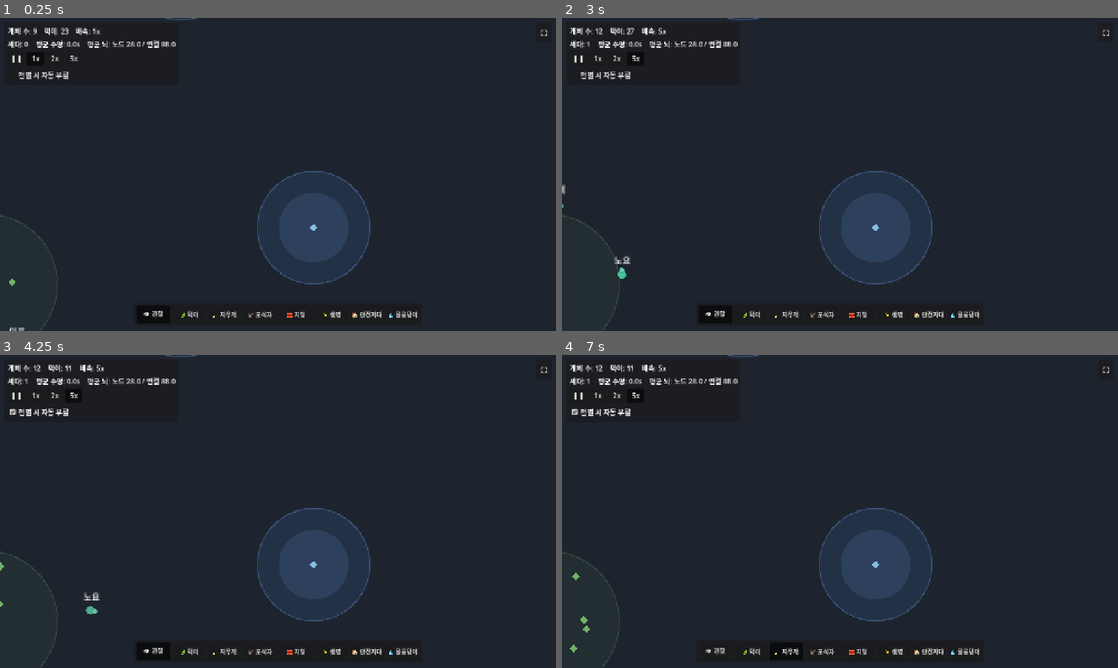
Above: before the commit, frames 1-4 (two rows, left to right).
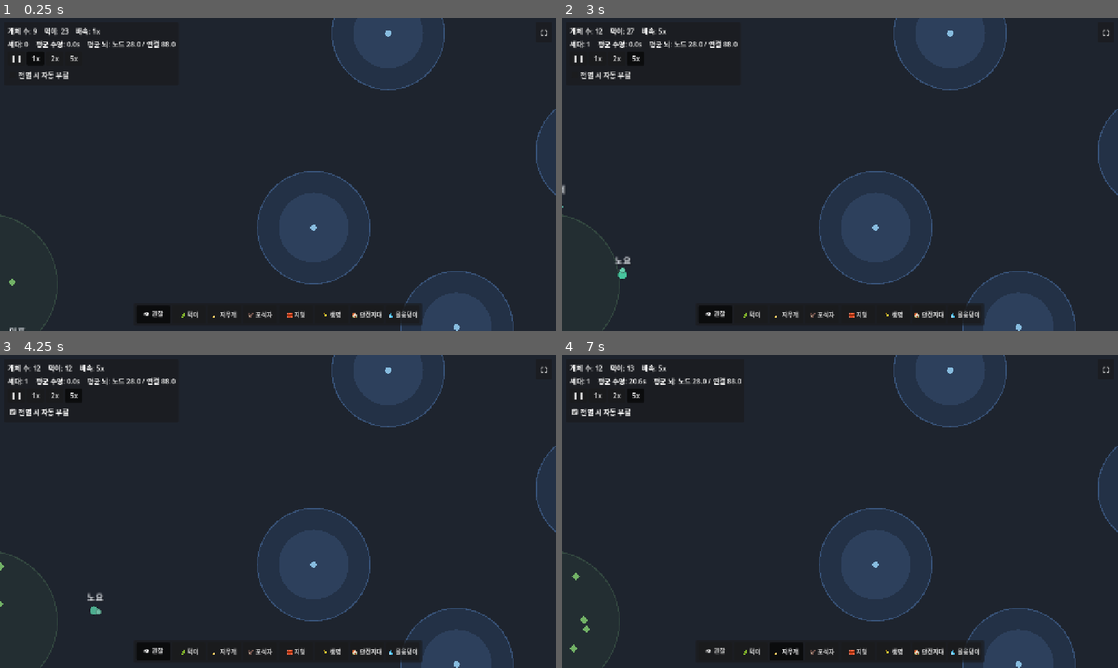
Above: after the commit, the same moments.

Repository: MoriochoRadio/mindlings
Game: Godot game, scene res://scenes/Main.tscn
The game is run twice, just before and just after one commit, with the same random seed, the same clock (stepped at 60 frames per second) and the same inputs.
Inputs:
- Up to frame 1 (0.25 s): no input
- Up to frame 2 (3 s): click "❚❚" at 0.5 s; click "1x" at 1.25 s; click "2x" at 2 s; click "5x" at 2.75 s
- Up to frame 3 (4.25 s): click "전멸 시 자동 부활" at 3.5 s
- Up to frame 4 (7 s): click "⛶" at 4.25 s; click "👁 관찰" at 5 s; click "🍃 먹이" at 5.75 s; click "🧹 지우개" at 6.5 s

The runs differ from the first frame. In frame 1, 3.3% of the frame differs, in the area x 29-100%, y 0-100%; in frame 2, 3.3%; in frame 3, 3.4%; in frame 4, 3.5%, in the area x 12-100%, y 0-100%.

Commit message:
balance(갈증): 허기와 대칭으로 갈증 강화 — 밥↔물을 번갈아 챙기게
문제: 갈증의 긴급성·비용·본능·보상이 허기보다 약해, 목말라도 먹이가 이겨 물을 충분히 안 찾음.
허기와 '대칭'이 되도록 네 축을 모두 키우되, 소수 인구가 붕괴하지 않게 견고함을 함께 잡았다.

1) 긴급성·비용↑: water_decay 1.8→2.0(갈증이 의미 있게 쌓이게), dehydration_energy_penalty 3.0→4.0
   (물을 무시하면 손해가 분명하게). 단, 더 높이면 목마른 채 트렉하다 굶어 소수 인구가 붕괴해 여기서 멈춤.

2) 본능 대칭 + 신뢰성: 창시자 물 본능 가중치를 먹이 ①(1.0~1.6)과 동일하게. 갈증 끌림 게이팅을
   thirst_pull_gain/max로 가파르게 — 적당히 목마르면 먹이를 넘어선다. 그러나 물웅덩이는 드물어
   학습/진화만으론 물찾기가 약화되므로(먹이는 흔해 늘 강화됨), '갈증 본능(반사)'을 추가:
   목마르면 가장 가까운 물로 향하는 직접 드라이브를 모터 출력에 약하게 섞는다(@export로 끌 수 있음,
   브레인 위에 얹어 진화·학습이 미세조정). → '목마르면 물로'가 진화로 사라지지 않고 보장된다.

3) 보상 대칭: drink_reward 0.03→0.04(=eat_reward). 빈 욕구를 채울 때 총보상이 밥≈물.

4) 접근성 대칭(견고함): 물웅덩이 기본 5개(먹이 군락 3개보다 많게)·간격 200px — 물이 드물면 트렉 중
   말라 만성 탈수·인구 붕괴. 곳곳에 둬 '오가며' 안정적으로 챙기게.

검증(C:\godot 헤드리스, 후반 정착 구간 집계 × 다회):
 - 개체 수 12 안정(붕괴 없음). 평균 수분≈에너지(예: 0.52/0.53, 0.51/0.44)로 둘 다 비슷하게 관리.
 - 탈수(<25%) 개체 비율 10~32%로 감소(이전 43~48%). 에러 0.
 - 튜닝 전부 @export(thirst_drive_strength/comfort, thirst_pull_gain/max, water_decay, 탈수 패널티 등).

Co-Authored-By: Claude Opus 4.8 (1M context) <noreply@anthropic.com>

Diff:
--- a/scripts/Creature.gd
+++ b/scripts/Creature.gd
@@ -26,14 +26,27 @@
 @export var max_water: float = 100.0
 ## 시작 수분.
 @export var start_water: float = 80.0
-## 초당 수분 감소(갈증). 굶주림(energy_decay)과 독립 — 밥과 물을 따로 챙겨야 한다.
-@export var water_decay: float = 1.8
+## 초당 수분 감소(갈증). 굶주림(energy_decay≈2.6)과 '대칭'에 가깝게 둬 갈증이 의미 있게 쌓이게 한다
+## (옛 1.8보다 빠름). 단, 물웅덩이는 먹이보다 드물어 너무 빠르면 트렉 중에 말라 만성 탈수가 되므로,
+## 허기보다 낮춰 '오가며 챙길 수 있는' 수준으로 맞춘다(드문 물웅덩이까지 트렉할 여유 — 안 그러면
+## 소수 인구가 갈증 압박에 휘청여 붕괴한다). 옛 1.8보다는 빨라 갈증이 의미 있게 쌓인다.
+@export var water_decay: float = 2.0
 ## 물웅덩이에서 초당 마시는 양(빠른 회복 — 잠깐 들러 채우고 다시 먹이로). 가득이면 안 마신다.
 @export var water_drink_rate: float = 55.0
 ## 탈수 판정 기준(수분 비율). 이 아래로 마르면 에너지에 악영향(건강 악영향 — 굶주림과 별개 압력).
 @export_range(0.0, 1.0) var dehydration_threshold: float = 0.25
 ## 완전 탈수(수분 0) 시 초당 추가로 빠지는 에너지. 기준~0 사이는 비례. '목마르면 쇠약해진다'.
-@export var dehydration_energy_penalty: float = 3.0
+## 굶주림(굶으면 죽음)과 대칭으로 두되, 물 트렉 비용을 감안해 과하지 않게 — 물을 무시하면 손해가
+## 분명하되 죽음의 소용돌이는 안 되도록(너무 크면 목마른 채 트렉하다 굶어 죽어 소수 인구가 붕괴).
+@export var dehydration_energy_penalty: float = 4.0
+## 갈증 본능(반사) 세기: 목마르면 가장 가까운 물 쪽으로 향하는 '직접 드라이브'를 모터 출력에 섞는다.
+## 먹이는 흔해 늘 강화되지만 물은 드물어 학습/진화만으론 물 찾기가 약해진다 → 이 본능이 '목마르면 물로'를
+## 보장한다(브레인 위에 얹어, 진화·학습은 그 위에서 미세조정). 단, 너무 세면 먹이를 등져 굶으니 약하게.
+## 0이면 끔(순수 진화 비교용).
+@export var thirst_drive_strength: float = 0.8
+## 갈증 본능이 켜지기 시작하는 수분 수준(이 위면 0, 아래로 갈수록 강해짐). 적당히 목마르면(이 값 아래)
+## 잠깐 물을 챙기러 가되, 평소엔 먹이에 집중하게.
+@export_range(0.0, 1.0) var thirst_drive_comfort: float = 0.5
 
 @export_group("이동/감각")
 @export var move_speed: float = 80.0
@@ -58,6 +71,16 @@
 ## 무리 결집: 위협이 가까울수록 동족 끌림에 더해지는 양('안전은 수에 있다'). 평소엔 0(셀프게이팅) —
 ## 위협받을 때만 가까운 동족으로 향해 자연스레 무리가 형성된다. 진화·학습이 다듬음(겁많은 개체가 더 잘 뭉침 등).
 @export var herd_threat_gain: float = 1.5
+
+@export_subgroup("갈증 끌림(허기와 대칭)")
+## 갈증→물 끌림 곡선의 가파름. 먹이는 '늘 최대 강도'로 끌리는데(가까운 먹이 흔함) 물은 갈증에 비례라
+## 거의 마를 때까지 먹이에 밀린다 → 물을 안 찾는 원인. 이 값으로 적당히 목마르면 물 끌림이 먹이를
+## '넘어서서' 물 트렉을 택하게 한다(굶주림이 공포를 이기는 것과 대칭의 '갈증 우선'). 곡선 상한은
+## thirst_pull_max. 1.0=기존 선형. 2.0이면 갈증 0.5에서 먹이와 동급, 그 이상에선 먹이를 앞선다.
+@export var thirst_pull_gain: float = 2.2
+## 갈증 끌림의 상한(과도한 쏠림 방지). 1.0(=먹이 최대)보다 약간 크게 둬, 충분히 목마르면 물이 먹이를
+## 이기되 무한정 압도하진 않게. 너무 크면 늘 물만, 1.0이면 절대 못 이김(물 무시 재발).
+@export var thirst_pull_max: float = 1.5
 ## 허기가 공포를 이기는 정도(0=항상 공포 우선, 1=굶주리면 공포 거의 무시). '굶을수록 위험을 무릅쓴다'.
 ## 굶주릴수록 위협-게이팅을 완화 → 먹이 본능이 살아나고 안전지대 끌림이 약해져, 굶어죽기 전 절박하게 채집.
 ## 안전지대가 죽음의 함정이 되지 않게 하는 동적 트레이드오프(생애학습이 이 균형을 다듬는다).
@@ -282,6 +305,16 @@
 		var food_near: float = _last_sense[BrainBuilder.IN_FOOD_NEAR]
 		if food_near > 0.8:
 			speed *= lerpf(1.0, 1.0 - arrival_damping, clampf((food_near - 0.8) / 0.2, 0.0, 1.0))
+		# 갈증 본능(반사): 물이 comfort 아래로 마르면 가장 가까운 물 쪽으로 향하는 직접 드라이브를 섞는다.
+		# 진화로 사라지지 않는 생존 본능 — 먹이(흔함)와 달리 물(드묾)은 학습만으론 약해 '목마르면 물로'를 보장.
+		# 목마를수록(아래로 갈수록) 강하고, 충분히 마시면 0. 브레인 출력 위에 얹어 진화·학습이 미세조정.
+		if thirst_drive_strength > 0.0 and _water_target != null and is_instance_valid(_water_target):
+			var wn: float = water / max_water if max_water > 0.0 else 1.0
+			var urge: float = clampf((thirst_drive_comfort - wn) / maxf(0.01, thirst_drive_comfort), 0.0, 1.0)
+			if urge > 0.0:
+				var to_water: Vector2 = _water_target.position - position
+				if to_water.length() > 0.001:
+					_drive = (_drive + to_water.normalized() * urge * thirst_drive_strength).limit_length(1.0)
 
 	# 경계 접선 슬라이드: 가장자리에서 바깥으로 향하면 미끄러지거나 안쪽으로 보정(박힘/아사 방지).
 	if _world != null:
@@ -444,7 +477,9 @@
 			_at_water = (nearest_water as WaterPool).contains(position)
 	var water_norm: float = clampf(water / max_water, 0.0, 1.0) if max_water > 0.0 else 1.0
 	var thirst: float = 1.0 - water_norm
-	water_dir *= thirst  # 갈증 셀프게이팅: 목마를수록 물 끌림↑(평소엔 ~0). near는 정보로 그대로 둔다.
+	# 갈증 셀프게이팅(허기와 대칭): 목마를수록 물 끌림↑(평소엔 ~0). thirst_pull_gain으로 곡선을 가파르게 해
+	# 적당히 목마르면 먹이를 '넘어서서' 물 트렉을 택하게 하되, thirst_pull_max로 상한을 둬 과도한 쏠림은 막는다.
+	water_dir *= clampf(thirst * thirst_pull_gain, 0.0, thirst_pull_max)  # near는 정보로 그대로 둔다.
 
 	# 위협-게이팅(상충 압력 핵심): 위협도 = max(직접 포식자 근접도, 경보강도×반응배율).
 	# → 포식자를 직접 못 봐도 '경보'만으로 안전지대로 도망/먹이 중단(사회적 전파).
--- a/scripts/World.gd
+++ b/scripts/World.gd
@@ -53,11 +53,14 @@
 @export_group("물 / 갈증")
 @export var water_pool_scene: PackedScene
 ## 시작 시 놓는 물웅덩이 수(먹이 군락과 떨어뜨려 '밥↔물 이동'을 만든다). 0이면 플레이어가 직접 놓는다.
-@export var initial_water_pools: int = 2
+## 먹이 군락(기본 3)보다 많게 둬 물 접근성을 충분히 — 물이 드물면 트렉 중 말라 만성 탈수·인구 붕괴.
+## 소수 인구가 갈증을 '오가며' 안정적으로 챙기려면 물웅덩이가 곳곳에 있어야 한다.
+@export var initial_water_pools: int = 5
 ## 플레이어가 놓을 수 있는 물웅덩이 절대 상한(소규모 세계).
 @export var max_water_pools: int = 8
-## 시작 물웅덩이 사이/군락과의 최소 간격(px) — 물과 밥이 한자리에 겹치지 않게(이동 트레이드오프 보존).
-@export var water_min_dist: float = 300.0
+## 시작 물웅덩이 사이/군락과의 최소 간격(px) — 물과 밥이 겹치지 않되(이동 트레이드오프 보존), 너무 멀어
+## 트렉 중 말라 죽지 않게 적당히. 작은 세계(1280×720)에 5개를 군락과 함께 배치하려면 과하지 않아야 한다.
+@export var water_min_dist: float = 200.0
 
 @export_group("소통 — 위험 경보")
 ## 개체가 '직접 본' 위협(포식자 근접도)이 이 이상이면 경보를 방출(0~1). 발신은 직접 시야에만
@@ -129,8 +132,9 @@
 @export var learn_weight_clamp: float = 8.0
 ## 보상: 먹이 1에너지당 +(먹이찾기 강화).
 @export var eat_reward: float = 0.04
-## 보상: 물 1수분당 +(목마를 때 물 찾기 강화). 학습이 '밥과 물 사이 균형'을 다듬는 신호.
-@export var drink_reward: float = 0.03
+## 보상: 물 1수분당 +(목마를 때 물 찾기 강화). 먹이 보상(eat_reward)과 '대칭'으로 둔다 —
+## 빈 욕구를 가득 채울 때 얻는 총 보상이 밥≈물이 되게(한쪽 학습이 다른 쪽을 압도하지 않게).
+@export var drink_reward: float = 0.04
 ## 보상: 위협도 변화당(상승=벌, 하강=탈출 보상). 위험회피를 강화한다.
 @export var danger_reward: float = 0.6
 ## 보상: 굶주릴 때(에너지<20%) -(지금 행동을 약화해 다른 시도를 유도).
--- a/scripts/brain_builder.gd
+++ b/scripts/brain_builder.gd
@@ -103,8 +103,9 @@
 		net.add_connection(IN_ALARM_X, _OUT_BASE + OUT_MOVE_X, -_instinct(0.7, 1.2, s, v))
 		net.add_connection(IN_ALARM_Y, _OUT_BASE + OUT_MOVE_Y, -_instinct(0.7, 1.2, s, v))
 		# ⑥ 물로 향함(물 센서 → 그쪽, 양수). water_dir는 _sense에서 갈증으로 게이팅돼 '목마를 때만' 끌린다.
-		net.add_connection(IN_WATER_X, _OUT_BASE + OUT_MOVE_X, _instinct(0.7, 1.2, s, v))
-		net.add_connection(IN_WATER_Y, _OUT_BASE + OUT_MOVE_Y, _instinct(0.7, 1.2, s, v))
+		# 가중치를 먹이 본능 ①(1.0~1.6)과 '대칭'으로 둔다 → 갈증 최고일 때 물 끌림 ≈ 허기 때 먹이 끌림.
+		net.add_connection(IN_WATER_X, _OUT_BASE + OUT_MOVE_X, _instinct(1.0, 1.6, s, v))
+		net.add_connection(IN_WATER_Y, _OUT_BASE + OUT_MOVE_Y, _instinct(1.0, 1.6, s, v))
 		# ⑦ 무리 결집(동족 센서 → 그쪽, 양수). kin_dir는 _sense에서 위협으로 게이팅돼 '위협받을 때만' 뭉친다.
 		# '안전은 수에 있다' — 회피(②)·은신(③)에 더해 '뭉치기'라는 사회적 대응책. 진화·학습이 다듬는다.
 		net.add_connection(IN_KIN_X, _OUT_BASE + OUT_MOVE_X, _instinct(0.5, 0.9, s, v))
Not shown: 1 places in scenes/WaterPool.tscn that only renumber resources
